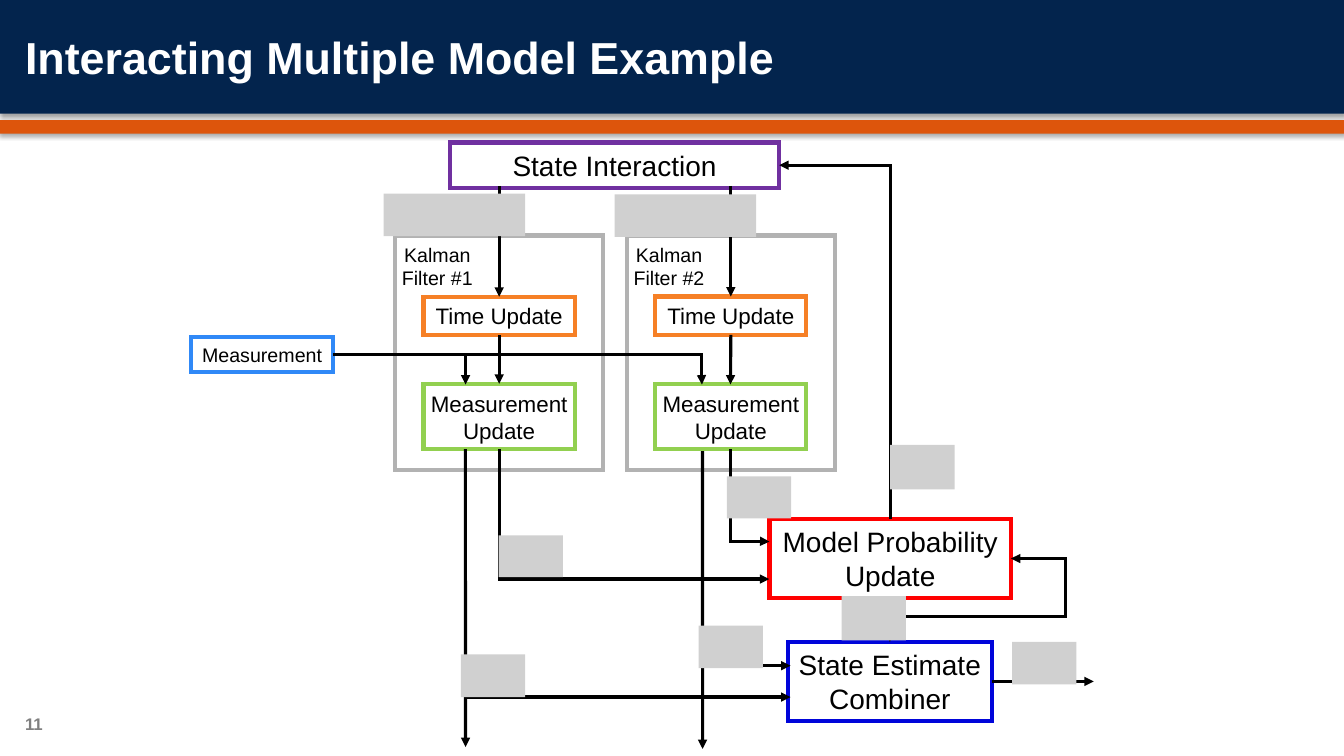
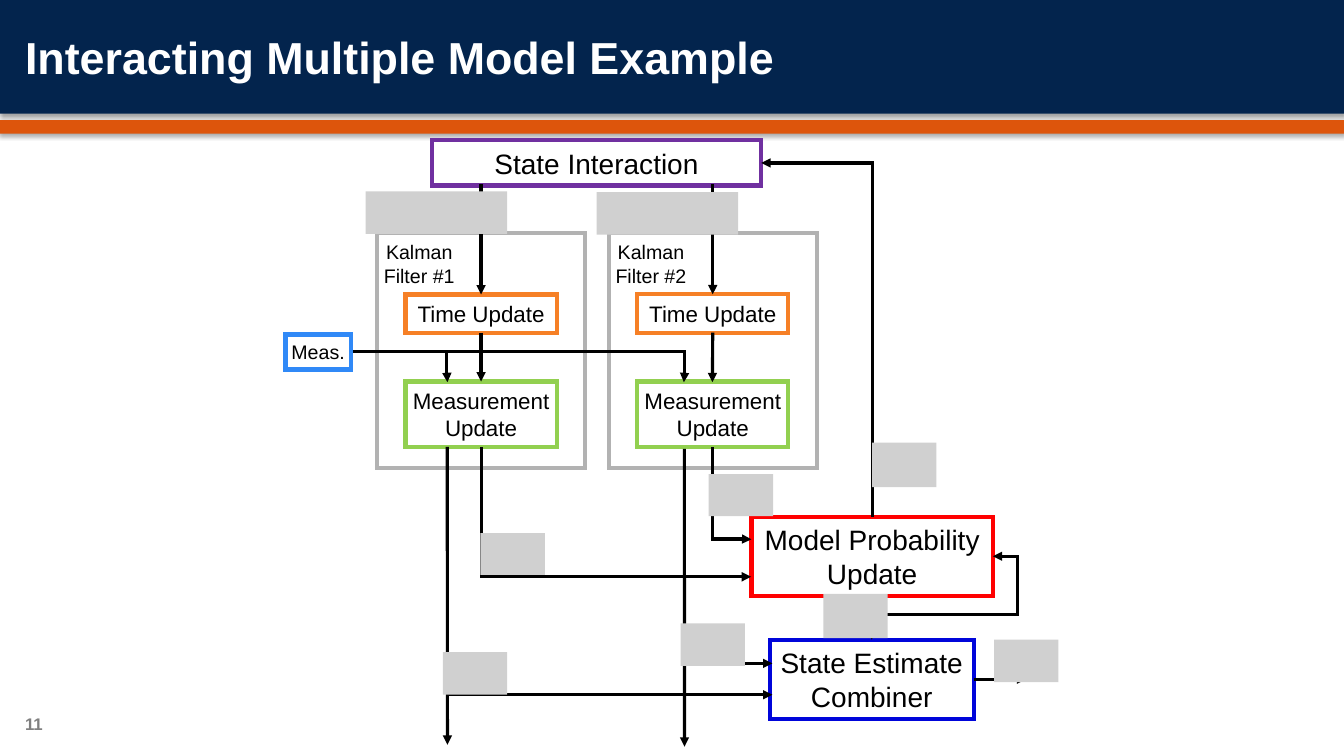
Before and after one commit to orenmillerrr/Optimal-Final-Project, a slide deck: slide 11 of report/OptimalFinalPresentation.pptx. Drawn at 1344x756 pixels with LibreOffice and Linux fonts; fonts in the diff are those of the drawing; grey boxes stand for pictures; background and template pictures are left out. Boxes give left, top, right and bottom in pixels: in the first picture for what was removed or moved away, otherwise in the second. Text is boxed around its words. In the diff, an @@ line names an element or a change of style, - is before the commit and + after.

```diff
--- a/report/OptimalFinalPresentation.pptx
+++ b/report/OptimalFinalPresentation.pptx
@@ rectangle removed at (192,337,333,372) @@
-Measurement
@@ rectangle added at (285,335,351,370), fill #FFFFFF, outline #3089F7 3 pt, 14 pt, text #000000 @@
+Meas.
@@ elbow arrow moved from (333, 354) - (702, 384) to (353, 352) - (684, 382) @@
@@ elbow arrow moved from (333, 354) - (466, 384) to (357, 352) - (448, 382) @@
@@ elbow arrow moved from (890, 617) - (1011, 559) to (872, 614) - (993, 557) @@
@@ 4 arrows, 3 rectangles, 1 picture: place and size @@
-4 arrows, 3 rectangles, 1 picture at (395,236,835,749)
+4 arrows, 3 rectangles, 1 picture at (377,233,817,747)
@@ 8 rectangles, 8 pictures, 5 arrows, 3 elbow arrows: place and size @@
-8 rectangles, 8 pictures, 5 arrows, 3 elbow arrows at (384,142,1077,722)
+8 rectangles, 8 pictures, 5 arrows, 3 elbow arrows at (366,140,1059,720)
@@ arrow moved from (992, 682) - (1094, 682) to (974, 680) - (1026, 680) @@
```
Also in this commit, not shown: 5 other slides changed, 30 other files.
